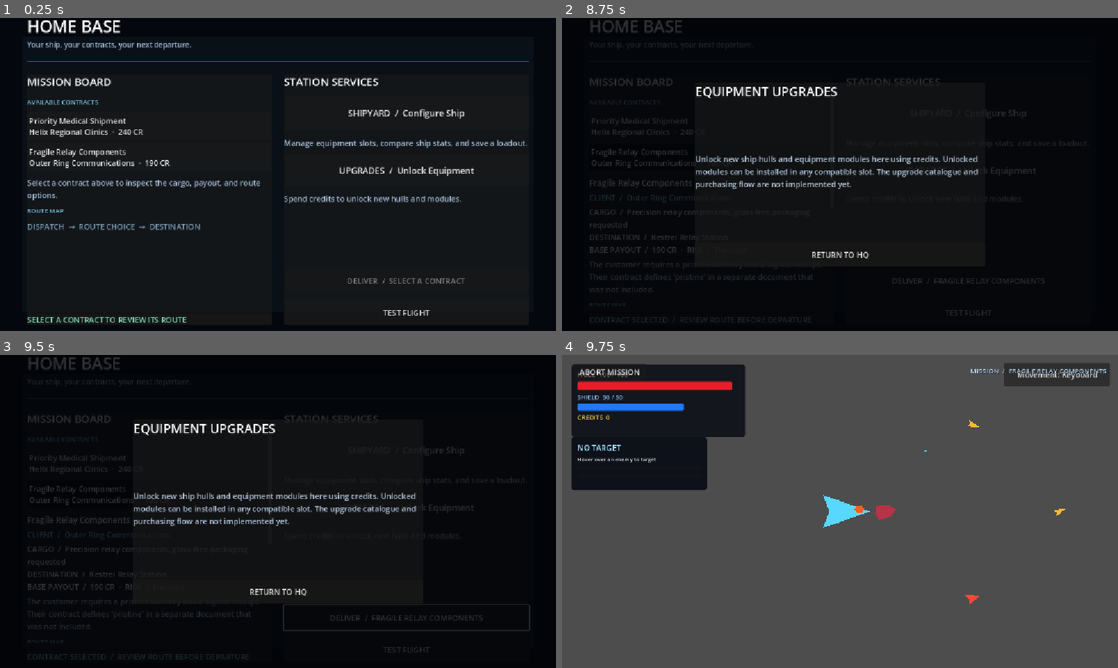
Above: before the commit, frames 1-4 (two rows, left to right).
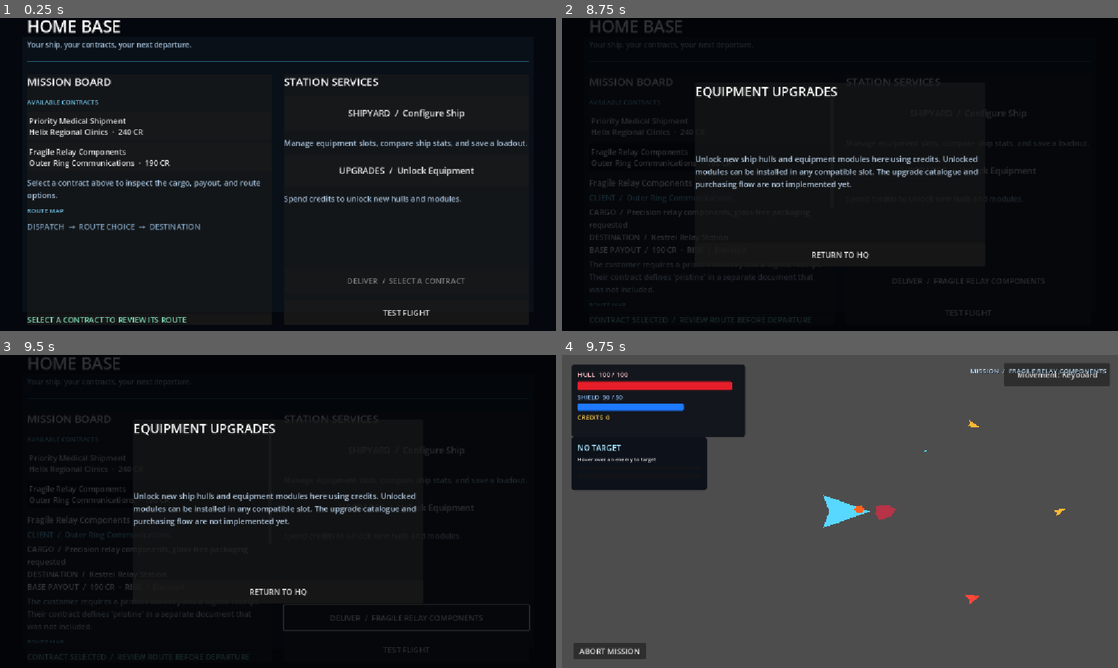
Above: after the commit, the same moments.

Repository: Bbran4/SpaceDelivery
Game: Godot game, scene res://scenes/hq.tscn
The game is run twice, just before and just after one commit, with the same random seed, the same clock (stepped at 60 frames per second) and the same inputs.
Inputs (mouse positions are in pixels of both pictures, inside the frame that each line leads up to):
- Up to frame 1 (0.25 s): no input
- Up to frame 2 (8.75 s): click "Priority Medical Shipment Hel…" at 0.5 s; click "Fragile Relay Components Oute…" at 1.25 s; click "UPGRADES / Unlock Equipment" at 2 s; click "DELIVER / FRAGILE RELAY COMPO…" at 2.75 s; click "TEST FLIGHT" at 3.5 s; click "RETURN TO HQ" at 4.25 s; click "SHIPYARD / Configure Ship" at 5 s; click "Starter Courier · Common" at 5.75 s; click "Return to HQ" at 6.5 s; tap Enter at 7.25 s; move the mouse to (962, 158) at 7.27 s; hold D (right) 7.28-8 s; hold Tab 7.28-8 s; click (962, 158) at 7.42 s; tap Space at 8 s; drag from (728, 190) to (812, 237) at 8.02 s
- Up to frame 3 (9.5 s): tap Enter at 8.75 s; move the mouse to (333, 442) at 8.77 s; hold D (right) from 8.78 s (still down); hold Tab from 8.78 s (still down)
- Up to frame 4 (9.75 s): release D (right) at 9.5 s; release Tab at 9.5 s; tap Space at 9.5 s; drag from (812, 574) to (673, 464) at 9.52 s

Frames 1-3 are identical in both runs. In frame 4, 0.8% of the frame differs, in the area x 2-16%, y 4-98%.

Commit message:
Keep mission abort control clear of the flight HUD

Diff:
--- a/scripts/mission_flight.gd
+++ b/scripts/mission_flight.gd
@@ -80,7 +80,12 @@
 	abort_button = Button.new()
 	abort_button.name = "AbortMissionButton"
 	abort_button.text = "ABORT MISSION"
-	abort_button.position = Vector2(24, 18)
+	abort_button.anchor_top = 1.0
+	abort_button.anchor_bottom = 1.0
+	abort_button.offset_left = 24.0
+	abort_button.offset_top = -52.0
+	abort_button.offset_right = 174.0
+	abort_button.offset_bottom = -18.0
 	abort_button.custom_minimum_size = Vector2(150, 34)
 	abort_button.pressed.connect(_on_abort_pressed)
 	layer.add_child(abort_button)
